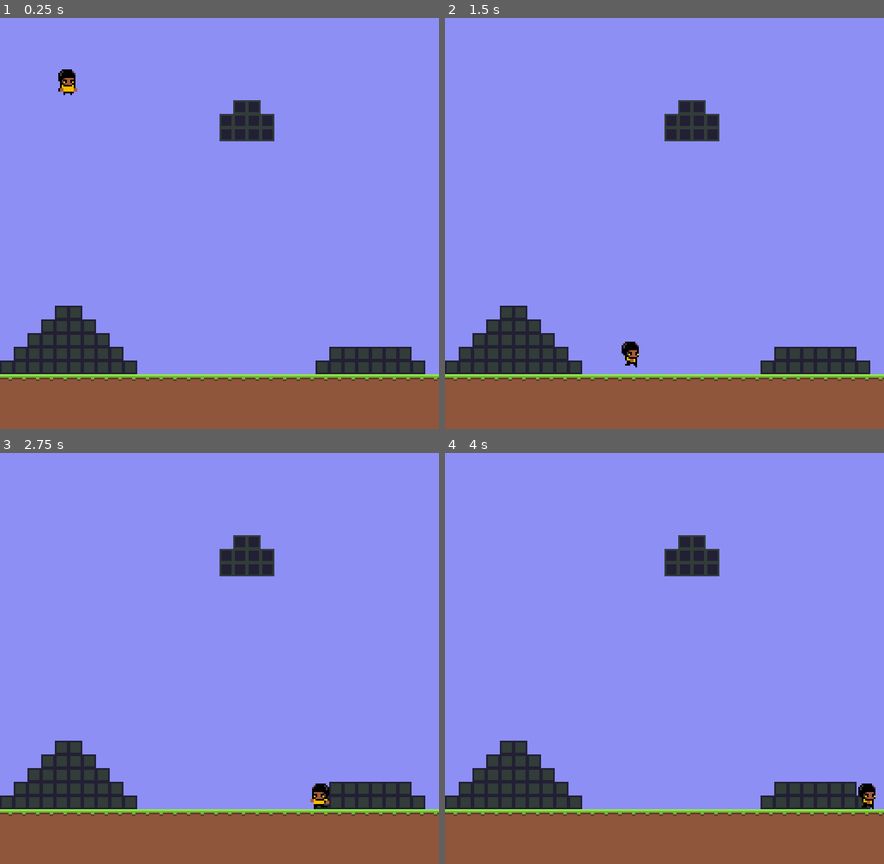
Above: before the commit, frames 1-4 (two rows, left to right).
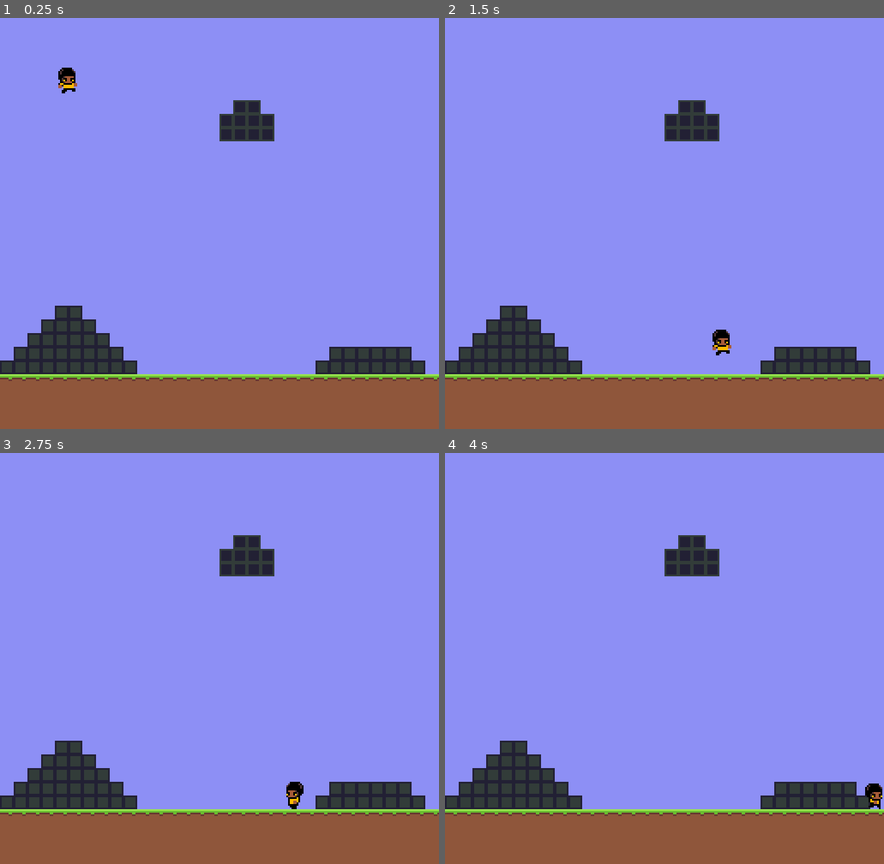
Above: after the commit, the same moments.

Repository: Alexander-Jordan/fabulous-fabio-godot
Game: Godot game, scene res://stages/main/main.tscn
Same seed, same stepped clock (60 frames per second), same inputs: the game is played once before the commit and once after it.
Inputs:
- Up to frame 1 (0.25 s): no input
- Up to frame 2 (1.5 s): hold Up (jump) 0.53-1.28 s; hold Right (right) from 0.53 s (still down); tap Up (jump) at 1.35 s
- Up to frame 3 (2.75 s): tap Up (jump) at 1.52, 1.82 s; release Right (right) at 2.03 s; hold Left (left) from 2.03 s (still down); hold Up (jump) from 2.03 s (still down)
- Up to frame 4 (4 s): release Left (left) at 2.78 s; release Up (jump) at 2.78 s; hold Right (right) from 2.78 s (still down); tap Up (jump) at 2.85, 3.02, 3.32 s; hold Up (jump) from 3.53 s (still down)

The runs differ from the first frame. In frame 1, 0.1% of the frame differs, in the area x 13-18%, y 12-19%; in frame 2, 0.4%; in frame 3, 0.4%, in the area x 65-75%, y 80-87%; in frame 4, 0.2%.

Commit message:
Better character controll

Diff:
--- a/entities/fabio/fabio.gd
+++ b/entities/fabio/fabio.gd
@@ -3,11 +3,14 @@
 #region CONSTANTS
 ## Greatest fall speed.
 const FALL_SPEED_MAX = 1200
-const JUMP_FORCE_MAX = 1000
+## The force applied when jumping.
+const JUMP_FORCE = 2000
+## How long the player can increase their jump by holding down the jump button.
+const JUMP_TIME: float = 0.25
 ## Speed value to add every frame.
-const RUN_SPEED_AMPLIFIER = 200
+const RUN_SPEED_AMPLIFIER = 600
 ## Greatest running speed.
-const RUN_SPEED_MAX = 100
+const RUN_SPEED_MAX = 150
 #endregion
 
 #region VARIABLES
@@ -20,18 +23,24 @@
 		direction = d
 		if d != 0.0:
 			animated_sprite_2d.flip_h = d < 0.0
-var jump_force: float = 0.0
+var jump_time: float = 0.0
 #endregion
 
 #region FUNCTIONS
-func _process(_delta: float) -> void:
+func _process(delta: float) -> void:
 	direction = Input.get_axis('left', 'right')
 
+	# initial jump force, applied only when grounded:
 	if is_on_floor() and Input.is_action_just_pressed('jump'):
-		print('test')
-		jump_force = JUMP_FORCE_MAX
+		velocity.y -= JUMP_FORCE * delta
+		jump_time = JUMP_TIME
+	# jump force applied every frame as long as the jump button is held down:
+	if Input.is_action_pressed('jump') and jump_time > 0:
+		velocity.y -= JUMP_FORCE * delta
+		jump_time -= delta
+	# kill jump time when the jump button is released:
 	if Input.is_action_just_released('jump'):
-		jump_force = 0.0
+		jump_time = 0.0
 
 func _physics_process(delta: float) -> void:
 	if (direction > 0.0 and velocity.x < RUN_SPEED_MAX) or (direction < 0.0 and velocity.x > -RUN_SPEED_MAX):
@@ -51,11 +60,10 @@
 				animated_sprite_2d.speed_scale = clampf(animated_sprite_2d.speed_scale, 0.0, 2.0)
 		else:
 			animated_sprite_2d.animation = 'idle'
+	else:
+		animated_sprite_2d.animation = 'jump'
 
-	velocity.y -= jump_force * delta
-	if jump_force != 0.0:
-		jump_force -= jump_force * delta
-	if not is_on_floor() and velocity.y < FALL_SPEED_MAX and jump_force <= 0.0:
+	if !is_on_floor() and velocity.y < FALL_SPEED_MAX:
 		velocity.y += get_gravity().y * delta
 
 	move_and_slide()
--- a/stages/main/main.tscn
+++ b/stages/main/main.tscn
@@ -1,10 +1,13 @@
-[gd_scene load_steps=4 format=4 uid="uid://kyma8fsdlynh"]
+[gd_scene load_steps=5 format=4 uid="uid://kyma8fsdlynh"]
 
 [ext_resource type="TileSet" uid="uid://bdb23t1a542x1" path="res://stages/tileset/tileset_default.tres" id="1_6almw"]
 [ext_resource type="PackedScene" uid="uid://die8x6nmdl1fh" path="res://entities/fabio/fabio.tscn" id="1_60rri"]
 
 [sub_resource type="WorldBoundaryShape2D" id="WorldBoundaryShape2D_60rri"]
 normal = Vector2(1, 0)
+
+[sub_resource type="WorldBoundaryShape2D" id="WorldBoundaryShape2D_5powy"]
+normal = Vector2(-1, 0)
 
 [node name="Main" type="Node2D"]
 
@@ -14,6 +17,10 @@
 
 [node name="CollisionShape2D" type="CollisionShape2D" parent="boundaries/StaticBody2D"]
 shape = SubResource("WorldBoundaryShape2D_60rri")
+
+[node name="CollisionShape2D2" type="CollisionShape2D" parent="boundaries/StaticBody2D"]
+position = Vector2(256, 0)
+shape = SubResource("WorldBoundaryShape2D_5powy")
 
 [node name="Fabio" parent="." instance=ExtResource("1_60rri")]
 position = Vector2(40, 16)
